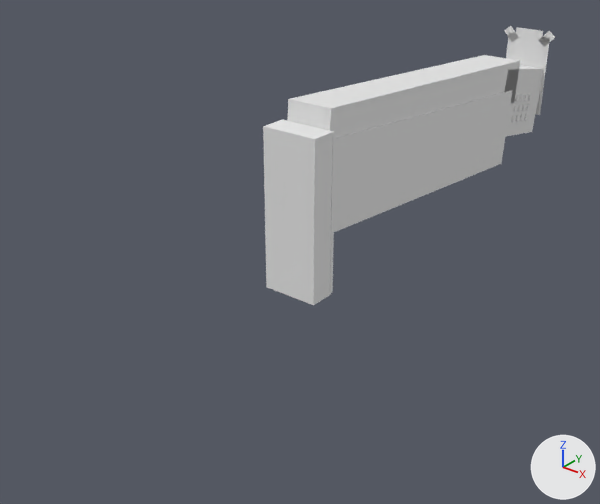
What one commit did to the OBJ model src/main/resources/assets/mareeletrica/models/block/paint_m870_body_2.obj.
One viewpoint serves both versions: a camera (50 mm lens) standing at (1.216, -2.284, 0.832) and looking at (0.438, -1.312, 0.23). The lights are fixed; the arrows at lower right show +X, +Y and +Z. The older version comes first. Where no turn or scale is listed for an object, it has been applied to the vertices. Vertices at exactly the same position are counted once.

Names of what the first picture shows: 'paint_m870_body_2'.
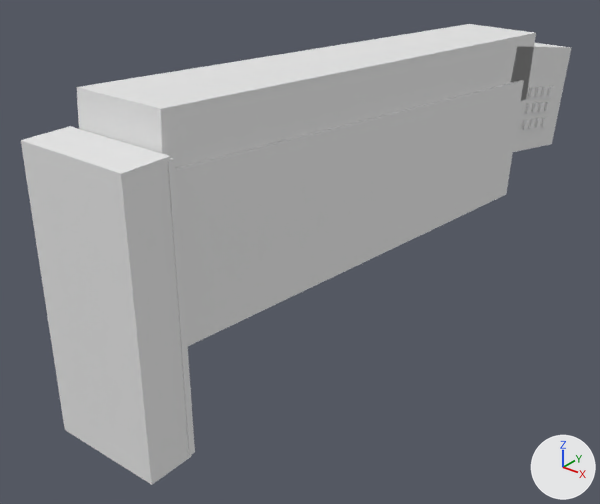
The change, as a list of edits to the scene's bpy script:
```text
Change me_paint_m870_body_2:
    remove me_paint_m870_body_2.from_pydata(...)  # 248 vertices, 178 faces; spans x 0.443..0.557, y -1.415..-0.629, z 0.212..0.505
    add me_paint_m870_body_2.from_pydata(...)  # 232 vertices, 174 faces; spans x 0.414..0.586, y -1.783..-0.578, z 0.139..0.587
    me_paint_m870_body_2 part 1: a new loose piece, a box spanning x 0.415..0.585, y -1.783..-1.715, z 0.139..0.539, in mat_paint (its picture is missing)
    me_paint_m870_body_2 part 2: a new loose piece, a box spanning x 0.4137..0.5863, y -1.7195..-1.7105, z 0.143..0.5345, in mat_paint (its picture is missing)
    me_paint_m870_body_2 part 3: the loose piece of 8 vertices spanning x 0.461..0.539, y -0.826..-0.629, z 0.293..0.453 is scaled about its middle by (1.81, 1.53, 1.53), then moved by (0.0, -0.001, 0.012)
    me_paint_m870_body_2 part 4: the loose piece of 8 vertices spanning x 0.458..0.542, y -1.379..-0.781, z 0.262..0.46 is scaled about its middle by (1.81, 1.53, 1.53), then moved by (0.0, -0.189, 0.006)
    me_paint_m870_body_2 part 5: the loose piece of 8 vertices spanning x 0.461..0.539, y -1.374..-0.753, z 0.38..0.505 is scaled about its middle by (1.81, 1.53, 1.53), then moved by (0.0, -0.18, 0.049)
    me_paint_m870_body_2 part 6: the loose piece of 8 vertices spanning x 0.539..0.542, y -0.743..-0.729, z 0.336..0.349 is scaled about its middle by (1.81, 1.53, 1.53), then moved by (0.033, -0.037, 0.002)
    me_paint_m870_body_2 part 7: the loose piece of 8 vertices spanning x 0.539..0.542, y -0.756..-0.743, z 0.38..0.394 is scaled about its middle by (1.81, 1.53, 1.53), then moved by (0.033, -0.013, 0.02)
    me_paint_m870_body_2 part 8: the loose piece of 8 vertices spanning x 0.539..0.542, y -0.763..-0.75, z 0.34..0.353 is scaled about its middle by (1.81, 1.53, 1.53), then moved by (0.033, 0.014, -0.007)
    me_paint_m870_body_2 part 9: the loose piece of 8 vertices spanning x 0.539..0.542, y -0.739..-0.726, z 0.357..0.37 is scaled about its middle by (1.81, 1.53, 1.53), then moved by (0.033, -0.004, 0.007)
    me_paint_m870_body_2 part 10: the loose piece of 8 vertices spanning x 0.539..0.542, y -0.735..-0.722, z 0.377..0.39 is scaled about its middle by (1.81, 1.53, 1.53), then moved by (0.033, -0.002, 0.018)
    me_paint_m870_body_2 part 11: the loose piece of 8 vertices spanning x 0.539..0.542, y -0.722..-0.709, z 0.333..0.346 is scaled about its middle by (1.81, 1.53, 1.53), then moved by (0.033, 0.005, -0.006)
    me_paint_m870_body_2 part 12: the loose piece of 8 vertices spanning x 0.539..0.542, y -0.719..-0.706, z 0.353..0.366 is scaled about its middle by (1.81, 1.53, 1.53), then moved by (0.033, 0.007, 0.005)
    me_paint_m870_body_2 part 13: the loose piece of 8 vertices spanning x 0.539..0.542, y -0.715..-0.702, z 0.373..0.386 is scaled about its middle by (1.81, 1.53, 1.53), then moved by (0.033, 0.009, 0.016)
    me_paint_m870_body_2 part 14: the loose piece of 8 vertices spanning x 0.539..0.542, y -0.702..-0.689, z 0.329..0.342 is scaled about its middle by (1.81, 1.53, 1.53), then moved by (0.033, 0.016, -0.008)
    me_paint_m870_body_2 part 15: the loose piece of 8 vertices spanning x 0.539..0.542, y -0.698..-0.685, z 0.35..0.363 is scaled about its middle by (1.81, 1.53, 1.53), then moved by (0.033, 0.018, 0.003)
    me_paint_m870_body_2 part 16: the loose piece of 8 vertices spanning x 0.539..0.542, y -0.695..-0.682, z 0.37..0.383 is scaled about its middle by (1.81, 1.53, 1.53), then moved by (0.033, 0.019, 0.014)
    me_paint_m870_body_2 part 17: 6 loose pieces with 32 vertices, spanning x 0.443..0.557, y -1.415..-0.637, z 0.212..0.502, are deleted
    other edits to the shape of me_paint_m870_body_2 do not show in these pictures
```

What differs and where, as boxes [x1, y1, x2, y2] in the pictures (600 x 504 px; the box of a moved part takes in the faces that stretch with it):
'paint_m870_body_2', reshaped (88% wider, 65% taller)
    before: [263, 26, 555, 305]
    after: [21, 24, 571, 485]
part 1 of me_paint_m870_body_2, added
    after: [21, 126, 192, 485]
part 2 of me_paint_m870_body_2, added
    after: [168, 158, 195, 456]
part 3 of me_paint_m870_body_2, moved or reshaped
    before: [505, 65, 543, 136]
    after: [511, 43, 571, 152]
part 4 of me_paint_m870_body_2, moved or reshaped
    before: [334, 90, 512, 232]
    after: [175, 80, 524, 346]
part 5 of me_paint_m870_body_2, moved or reshaped
    before: [287, 55, 520, 137]
    after: [77, 24, 536, 168]
part 6 of me_paint_m870_body_2, moved or reshaped
    before: [516, 115, 520, 121]
    after: [521, 120, 529, 129]
part 7 of me_paint_m870_body_2, moved or reshaped
    before: [515, 95, 520, 101]
    after: [527, 87, 535, 97]
part 8 of me_paint_m870_body_2, moved or reshaped
    before: [511, 116, 516, 122]
    after: [528, 119, 536, 128]
part 9 of me_paint_m870_body_2, moved or reshaped
    before: [518, 105, 522, 111]
    after: [531, 103, 539, 113]
part 10 of me_paint_m870_body_2, moved or reshaped
    before: [520, 95, 524, 101]
    after: [534, 87, 542, 97]
part 11 of me_paint_m870_body_2, moved or reshaped
    before: [520, 114, 524, 120]
    after: [534, 118, 542, 127]
part 12 of me_paint_m870_body_2, moved or reshaped
    before: [522, 104, 526, 110]
    after: [537, 102, 545, 112]
part 13 of me_paint_m870_body_2, moved or reshaped
    before: [524, 94, 528, 100]
    after: [540, 87, 548, 96]
part 14 of me_paint_m870_body_2, moved or reshaped
    before: [524, 114, 529, 120]
    after: [540, 117, 548, 126]
part 15 of me_paint_m870_body_2, moved or reshaped
    before: [526, 104, 531, 110]
    after: [543, 102, 551, 111]
part 16 of me_paint_m870_body_2, moved or reshaped
    before: [528, 94, 532, 100]
    after: [547, 86, 554, 95]
part 17 of me_paint_m870_body_2, deleted
    before: [263, 26, 555, 305]
